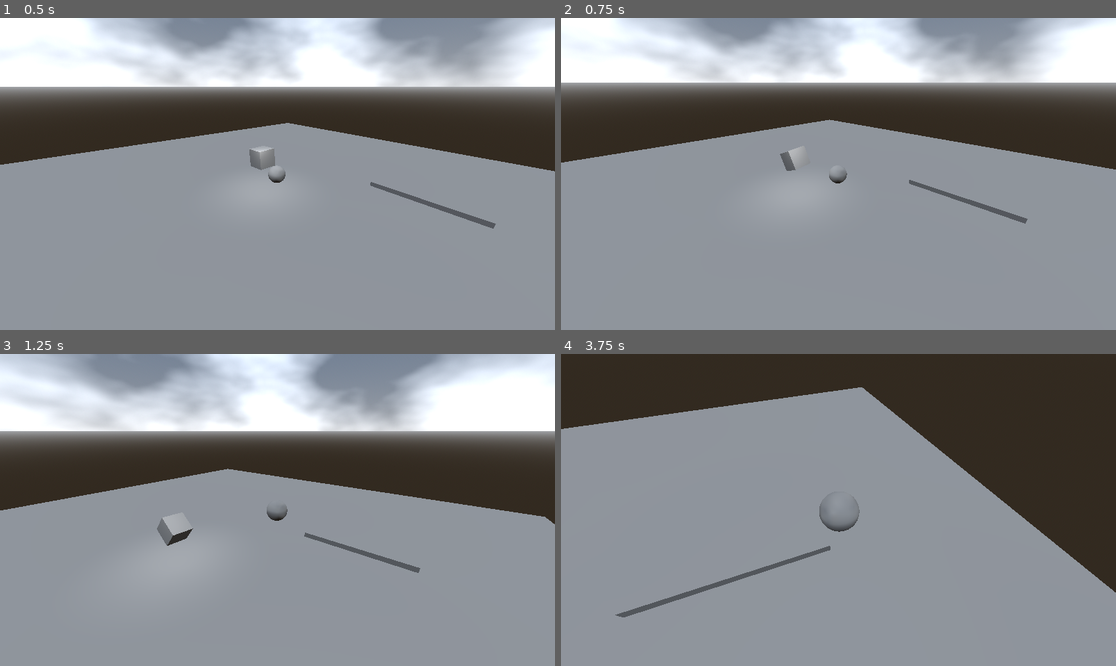
Above: before the commit, frames 1-4 (two rows, left to right).
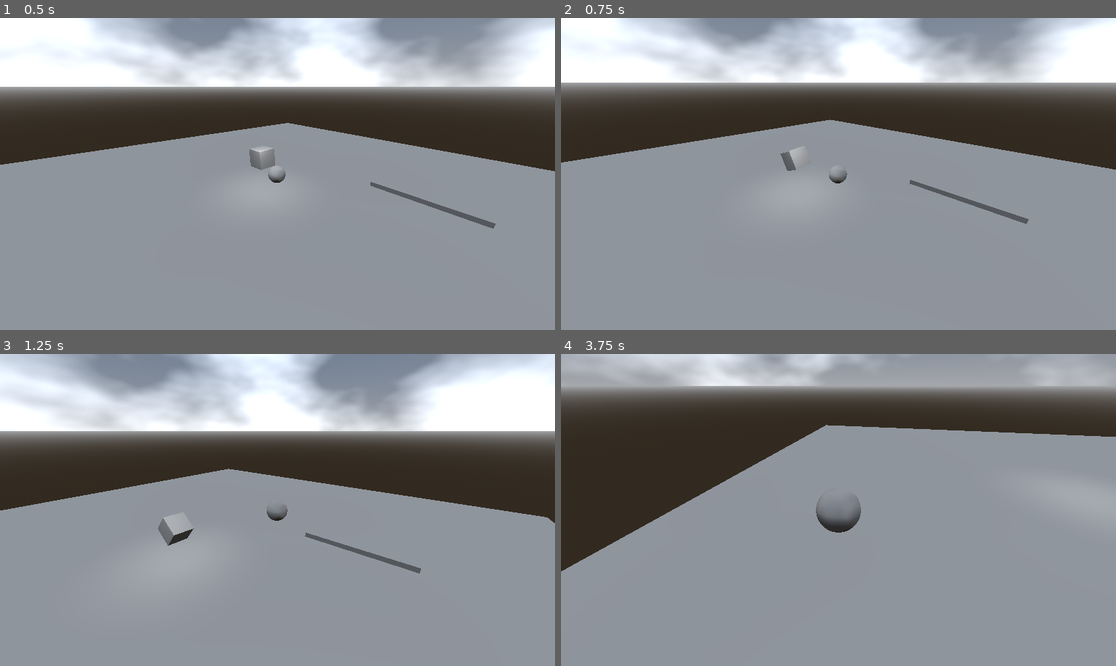
Above: after the commit, the same moments.

Repository: sjgillGit/GWJ-68
Game: Godot game, scene res://Scenes/3d_move_template.tscn
The game is run twice, just before and just after one commit, with the same random seed, the same clock (stepped at 60 frames per second) and the same inputs. The project has no main scene, so this scene is started directly.
Inputs:
- Up to frame 1 (0.5 s): no input
- Up to frame 2 (0.75 s): hold D (move_right) from 0.53 s (still down); tap Shift (move_sprint) at 0.6 s
- Up to frame 3 (1.25 s): keep holding D (move_right); tap Space (move_jump) at 0.77 s
- Up to frame 4 (3.75 s): release D (move_right) at 1.28 s; hold S (move_down) 1.28-2.03 s; tap Shift (move_sprint) every 0.75 s from 1.35 to 3.6 s; tap Space (move_jump) at 1.52, 3.02 s; hold D (move_right) 2.03-2.78 s; hold W (move_up) 2.78-3.53 s; hold A (move_left) from 3.53 s (still down)

Frame 1 is identical in both runs. In frame 2, less than 0.1% of the frame differs, in the area x 0-100%, y 32-66%; in frame 3, less than 0.1%; in frame 4, 40%, in the area x 0-100%, y 0-85%.

Commit message:
Player_Movement added "acceleration" and "deceleration" to soften the movement for camera transitions

Diff:
--- a/Scripts/player.gd
+++ b/Scripts/player.gd
@@ -2,6 +2,10 @@
 
 @export
 var SPEED: float = 5.0
+@export
+var acceleration: float = 2.00
+@export
+var deceleration: float = 1.25
 
 const SPRINT_MOD: float = 2.0
 const JUMP_VELOCITY: float = 4.5
@@ -48,11 +52,11 @@
 
 func apply_movement(_delta: float, direction, speed: float):
 	if direction:
-		velocity.x = direction.x * speed
-		velocity.z = direction.z * speed
+		velocity.x = move_toward(velocity.x, direction.x * speed, acceleration)
+		velocity.z = move_toward(velocity.z, direction.z * speed, acceleration)
 	else:
-		velocity.x = move_toward(velocity.x, 0, speed)
-		velocity.z = move_toward(velocity.z, 0, speed)
+		velocity.x = move_toward(velocity.x, 0, deceleration)
+		velocity.z = move_toward(velocity.z, 0, deceleration)
 
 func collide_with_rigidbodies_godot4_fix():
 	for i in get_slide_collision_count():
